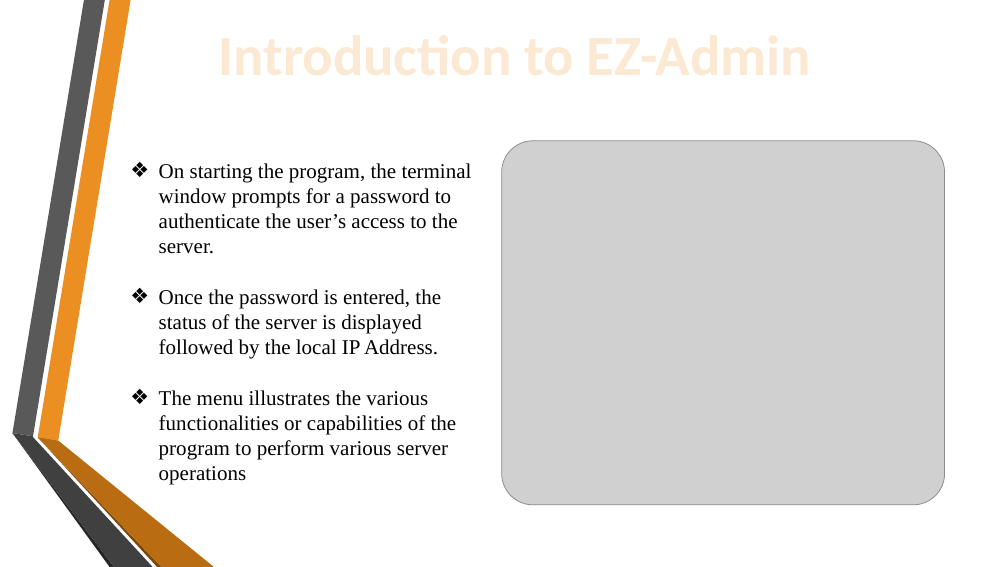
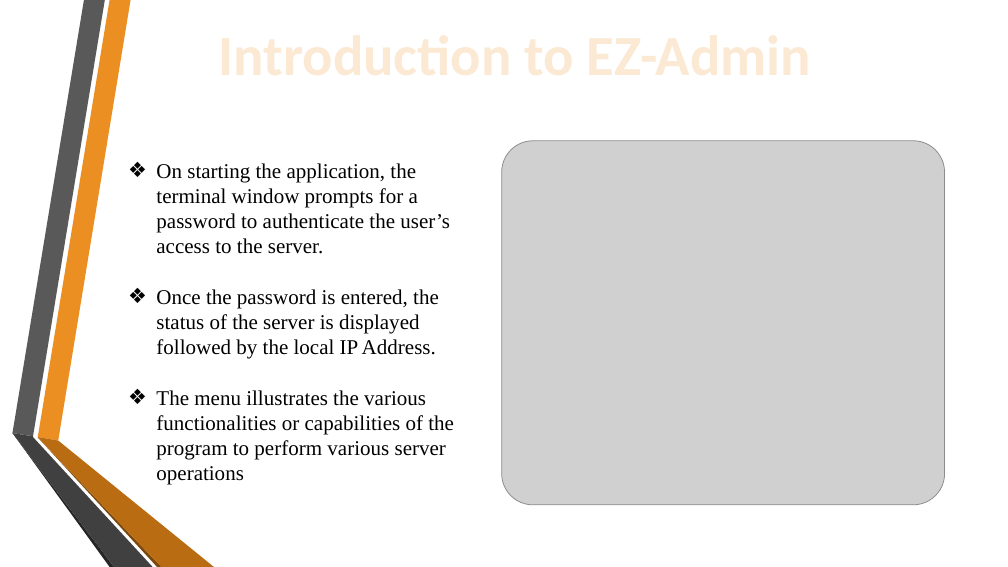
Before and after one commit to krithick14/EZ-ADMIN, a slide deck: slide 2 of Docs/Project.pptx. Drawn at 1008x567 pixels with LibreOffice and Linux fonts; fonts in the diff are those of the drawing; grey boxes stand for pictures; background and template pictures are left out. Boxes give left, top, right and bottom in pixels: in the first picture for what was removed or moved away, otherwise in the second. Text is boxed around its words. In the diff, an @@ line names an element or a change of style, - is before the commit and + after.

```diff
--- a/Docs/Project.pptx
+++ b/Docs/Project.pptx
@@ text at bbox=[156, 163, 450, 254]: text changed @@
-❖ On starting the program, the terminal window prompts for a password to authenticate the user’s access to the server.
+❖ On starting the application, the terminal window prompts for a password to authenticate the user’s access to the server.
```
Also in this commit, not shown: 2 other slides changed.
